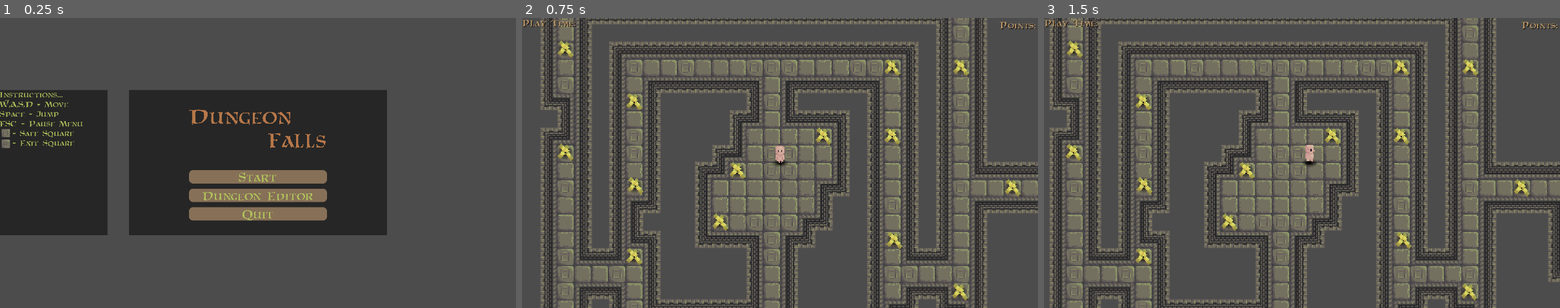
Above: before the commit, frames 1-3 (left to right).
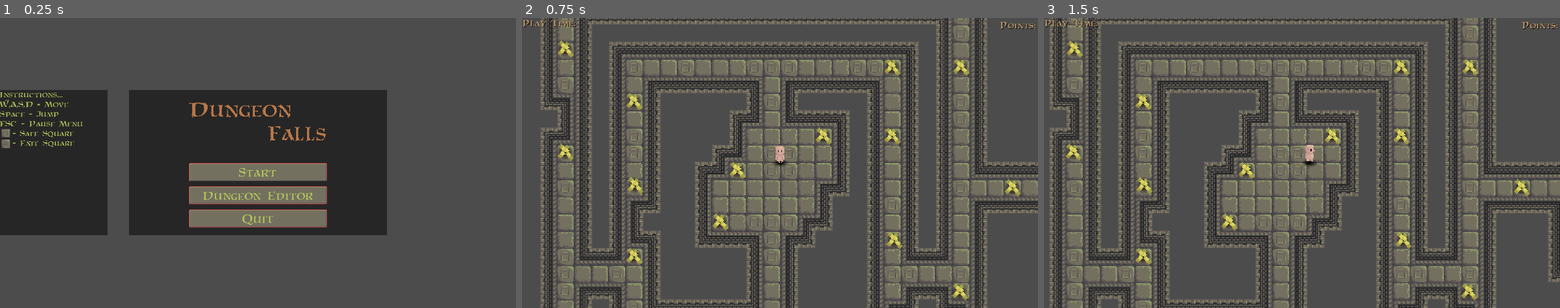
Above: after the commit, the same moments.

Repository: ObsidianBlk/DungeonFall
Game: Godot game, scene res://World.tscn
The game is run twice, just before and just after one commit, with the same random seed, the same clock (stepped at 60 frames per second) and the same inputs.
Inputs (mouse positions are in pixels of both pictures, inside the frame that each line leads up to):
- Up to frame 1 (0.25 s): no input
- Up to frame 2 (0.75 s): click "Start" at 0.5 s
- Up to frame 3 (1.5 s): tap Enter at 1.25 s; move the mouse to (1415, 148) at 1.27 s; hold D (move_right) from 1.28 s (still down); click (1415, 148) at 1.42 s

The runs differ from the first frame. In frame 1, 3.5% of the frame differs, in the area x 36-64%, y 29-73%; in frame 2, nothing differs; in frame 3, nothing differs.

Commit message:
Work on UI graphics. 'Editor Level' using a parallax background.

Diff:
--- a/MapEditor.tscn
+++ b/MapEditor.tscn
@@ -63,17 +63,17 @@
 margin_left = 10.0
 margin_top = 10.0
 margin_right = 1910.0
-margin_bottom = 106.0
+margin_bottom = 141.0
 mouse_filter = 1
 __meta__ = {
 "_edit_use_anchors_": false
 }
 
 [node name="Control" type="Control" parent="CanvasLayer/EditorUI/Toolbar"]
-margin_left = 7.94217
-margin_top = 8.91073
-margin_right = 1891.09
-margin_bottom = 88.0578
+margin_left = 15.1389
+margin_top = 15.2078
+margin_right = 1892.5
+margin_bottom = 123.572
 mouse_filter = 1
 
 [node name="TilesetSelection" type="MenuButton" parent="CanvasLayer/EditorUI/Toolbar/Control"]
@@ -96,43 +96,45 @@
 }
 
 [node name="FloorTools" type="VBoxContainer" parent="CanvasLayer/EditorUI/Toolbar/Control/Tools"]
-margin_right = 322.0
-margin_bottom = 82.0
+margin_right = 340.0
+margin_bottom = 104.0
 script = ExtResource( 5 )
 
 [node name="Top" type="HBoxContainer" parent="CanvasLayer/EditorUI/Toolbar/Control/Tools/FloorTools"]
-margin_right = 322.0
-margin_bottom = 33.0
+margin_right = 340.0
+margin_bottom = 50.0
 
 [node name="Label" type="Label" parent="CanvasLayer/EditorUI/Toolbar/Control/Tools/FloorTools/Top"]
+margin_top = 8.0
 margin_right = 120.0
-margin_bottom = 33.0
+margin_bottom = 41.0
 text = "Floors:"
 
 [node name="RandBox" type="HBoxContainer" parent="CanvasLayer/EditorUI/Toolbar/Control/Tools/FloorTools/Top"]
 margin_left = 124.0
-margin_right = 322.0
-margin_bottom = 33.0
+margin_right = 340.0
+margin_bottom = 50.0
 
 [node name="Check" type="CheckBox" parent="CanvasLayer/EditorUI/Toolbar/Control/Tools/FloorTools/Top/RandBox"]
-margin_right = 16.0
-margin_bottom = 33.0
+margin_right = 34.2469
+margin_bottom = 50.2954
 flat = true
 
 [node name="Label" type="Label" parent="CanvasLayer/EditorUI/Toolbar/Control/Tools/FloorTools/Top/RandBox"]
-margin_left = 20.0
-margin_right = 198.0
-margin_bottom = 33.0
+margin_left = 38.0
+margin_top = 8.0
+margin_right = 216.0
+margin_bottom = 41.0
 text = "( Random )"
 
 [node name="CTRLs" type="HBoxContainer" parent="CanvasLayer/EditorUI/Toolbar/Control/Tools/FloorTools"]
-margin_top = 37.0
-margin_right = 322.0
-margin_bottom = 70.0
+margin_top = 54.0
+margin_right = 340.0
+margin_bottom = 104.0
 
 [node name="BTN_Breakable" type="Button" parent="CanvasLayer/EditorUI/Toolbar/Control/Tools/FloorTools/CTRLs"]
-margin_right = 58.0
-margin_bottom = 33.0
+margin_right = 76.2469
+margin_bottom = 50.2954
 focus_mode = 0
 toggle_mode = true
 pressed = true
@@ -140,18 +142,18 @@
 text = "::B::"
 
 [node name="BTN_Safe" type="Button" parent="CanvasLayer/EditorUI/Toolbar/Control/Tools/FloorTools/CTRLs"]
-margin_left = 62.0
-margin_right = 109.0
-margin_bottom = 33.0
+margin_left = 80.0
+margin_right = 145.247
+margin_bottom = 50.2954
 focus_mode = 0
 toggle_mode = true
 enabled_focus_mode = 0
 text = "::S::"
 
 [node name="BTN_Ends" type="Button" parent="CanvasLayer/EditorUI/Toolbar/Control/Tools/FloorTools/CTRLs"]
-margin_left = 113.0
-margin_right = 162.0
-margin_bottom = 33.0
+margin_left = 149.0
+margin_right = 216.247
+margin_bottom = 50.2954
 focus_mode = 0
 toggle_mode = true
 enabled_focus_mode = 0
@@ -171,10 +173,10 @@
 }
 
 [node name="Margins" type="MarginContainer" parent="CanvasLayer/EditorUI/FloorList"]
-margin_left = 7.94217
-margin_top = 8.91073
-margin_right = 171.089
-margin_bottom = 803.058
+margin_left = 15.1389
+margin_top = 15.2078
+margin_right = 172.503
+margin_bottom = 803.572
 mouse_filter = 1
 custom_constants/margin_right = 8
 custom_constants/margin_top = 8
@@ -184,8 +186,8 @@
 [node name="Scroll" type="ScrollContainer" parent="CanvasLayer/EditorUI/FloorList/Margins"]
 margin_left = 8.0
 margin_top = 8.0
-margin_right = 155.0
-margin_bottom = 786.0
+margin_right = 149.0
+margin_bottom = 780.0
 mouse_filter = 1
 
 [node name="Tiles" type="VBoxContainer" parent="CanvasLayer/EditorUI/FloorList/Margins/Scroll"]
--- a/World.tscn
+++ b/World.tscn
@@ -268,9 +268,9 @@
 
 [node name="Info" type="VBoxContainer" parent="CanvasLayer/UI/LevelTransition/CenterContainer"]
 margin_left = 469.0
-margin_top = 426.0
+margin_top = 417.0
 margin_right = 1451.0
-margin_bottom = 654.0
+margin_bottom = 662.0
 
 [node name="Label" type="Label" parent="CanvasLayer/UI/LevelTransition/CenterContainer/Info"]
 margin_right = 982.0
@@ -364,9 +364,9 @@
 
 [node name="Info" type="VBoxContainer" parent="CanvasLayer/UI/LastLevelResults/CenterContainer"]
 margin_left = 362.0
-margin_top = 426.0
+margin_top = 417.0
 margin_right = 1557.0
-margin_bottom = 654.0
+margin_bottom = 662.0
 
 [node name="Label" type="Label" parent="CanvasLayer/UI/LastLevelResults/CenterContainer/Info"]
 margin_right = 1195.0
@@ -460,9 +460,9 @@
 
 [node name="Info" type="VBoxContainer" parent="CanvasLayer/UI/RunCompletion/CenterContainer"]
 margin_left = 301.0
-margin_top = 434.0
+margin_top = 425.0
 margin_right = 1619.0
-margin_bottom = 646.0
+margin_bottom = 654.0
 
 [node name="Label" type="Label" parent="CanvasLayer/UI/RunCompletion/CenterContainer/Info"]
 margin_right = 1318.0
@@ -561,7 +561,6 @@
 text = "Done With Run"
 
 [node name="MainMenu" type="Control" parent="CanvasLayer/UI"]
-visible = false
 anchor_right = 1.0
 anchor_bottom = 1.0
 margin_top = -1.7818
@@ -627,9 +626,9 @@
 
 [node name="VBoxContainer" type="VBoxContainer" parent="CanvasLayer/UI/MainMenu/CenterContainer"]
 margin_left = 704.0
-margin_top = 324.0
+margin_top = 298.0
 margin_right = 1216.0
-margin_bottom = 756.0
+margin_bottom = 781.0
 custom_constants/separation = 72
 
 [node name="Title" type="Label" parent="CanvasLayer/UI/MainMenu/CenterContainer/VBoxContainer"]
@@ -646,26 +645,26 @@
 [node name="MMOptions" type="VBoxContainer" parent="CanvasLayer/UI/MainMenu/CenterContainer/VBoxContainer"]
 margin_top = 245.0
 margin_right = 512.0
-margin_bottom = 432.0
+margin_bottom = 483.0
 custom_constants/separation = 20
 
 [node name="BTN_Start" type="Button" parent="CanvasLayer/UI/MainMenu/CenterContainer/VBoxContainer/MMOptions"]
 margin_right = 512.0
-margin_bottom = 49.0
+margin_bottom = 66.2954
 custom_fonts/font = SubResource( 15 )
 text = "Start"
 
 [node name="BTN_Editor" type="Button" parent="CanvasLayer/UI/MainMenu/CenterContainer/VBoxContainer/MMOptions"]
-margin_top = 69.0
+margin_top = 86.0
 margin_right = 512.0
-margin_bottom = 118.0
+margin_bottom = 152.295
 custom_fonts/font = SubResource( 15 )
 text = "Dungeon Editor"
 
 [node name="BTN_Quit" type="Button" parent="CanvasLayer/UI/MainMenu/CenterContainer/VBoxContainer/MMOptions"]
-margin_top = 138.0
+margin_top = 172.0
 margin_right = 512.0
-margin_bottom = 187.0
+margin_bottom = 238.295
 custom_fonts/font = SubResource( 15 )
 text = "Quit"
 
@@ -699,9 +698,9 @@
 
 [node name="VBoxContainer" type="VBoxContainer" parent="CanvasLayer/UI/PauseMenu/CenterContainer"]
 margin_left = 744.0
-margin_top = 348.0
+margin_top = 322.0
 margin_right = 1176.0
-margin_bottom = 732.0
+margin_bottom = 757.0
 custom_constants/separation = 0
 
 [node name="Title" type="Label" parent="CanvasLayer/UI/PauseMenu/CenterContainer/VBoxContainer"]
--- a/levels/EditorLevel.tscn
+++ b/levels/EditorLevel.tscn
@@ -1,6 +1,7 @@
-[gd_scene load_steps=6 format=2]
+[gd_scene load_steps=7 format=2]
 
 [ext_resource path="res://scripts/EditorLevel.gd" type="Script" id=1]
+[ext_resource path="res://assets/graphics/ui/backgrounds/SingleColorBG_1080.jpg" type="Texture" id=2]
 [ext_resource path="res://objects/player_start/Player_Start.tscn" type="PackedScene" id=3]
 [ext_resource path="res://tilesets/tilesetA/tilesetA.tres" type="TileSet" id=4]
 [ext_resource path="res://scripts/UI/MapEditor/TrackerView.gd" type="Script" id=5]
@@ -46,3 +47,16 @@
 
 [node name="TrackerView" type="Node2D" parent="."]
 script = ExtResource( 5 )
+
+[node name="CanvasLayer" type="CanvasLayer" parent="."]
+
+[node name="ParallaxBackground" type="ParallaxBackground" parent="CanvasLayer"]
+follow_viewport_enable = true
+
+[node name="ParallaxLayer" type="ParallaxLayer" parent="CanvasLayer/ParallaxBackground"]
+motion_mirroring = Vector2( 1920, 1080 )
+
+[node name="Sprite" type="Sprite" parent="CanvasLayer/ParallaxBackground/ParallaxLayer"]
+self_modulate = Color( 0, 0, 0, 1 )
+texture = ExtResource( 2 )
+centered = false
Not shown: 1 places in World.tscn that only renumber resources
Binary file added: assets/graphics/ui/UI_Button.png
Not shown, added: assets/graphics/ui/UI_Button.png.import
Binary file added: assets/graphics/ui/UI_Button_Disabled.png
Not shown, added: assets/graphics/ui/UI_Button_Disabled.png.import
Binary file added: assets/graphics/ui/UI_Button_Hover.png
Not shown, added: assets/graphics/ui/UI_Button_Hover.png.import
Binary file added: assets/graphics/ui/UI_Button_Pressed.png
Not shown, added: assets/graphics/ui/UI_Button_Pressed.png.import
Binary file changed: assets/graphics/ui/UI_Panel.png
Binary file added: assets/graphics/ui/backgrounds/SingleColorBG_1080.jpg
Not shown, added: assets/graphics/ui/backgrounds/SingleColorBG_1080.jpg.import
(and 1 more such lines)
